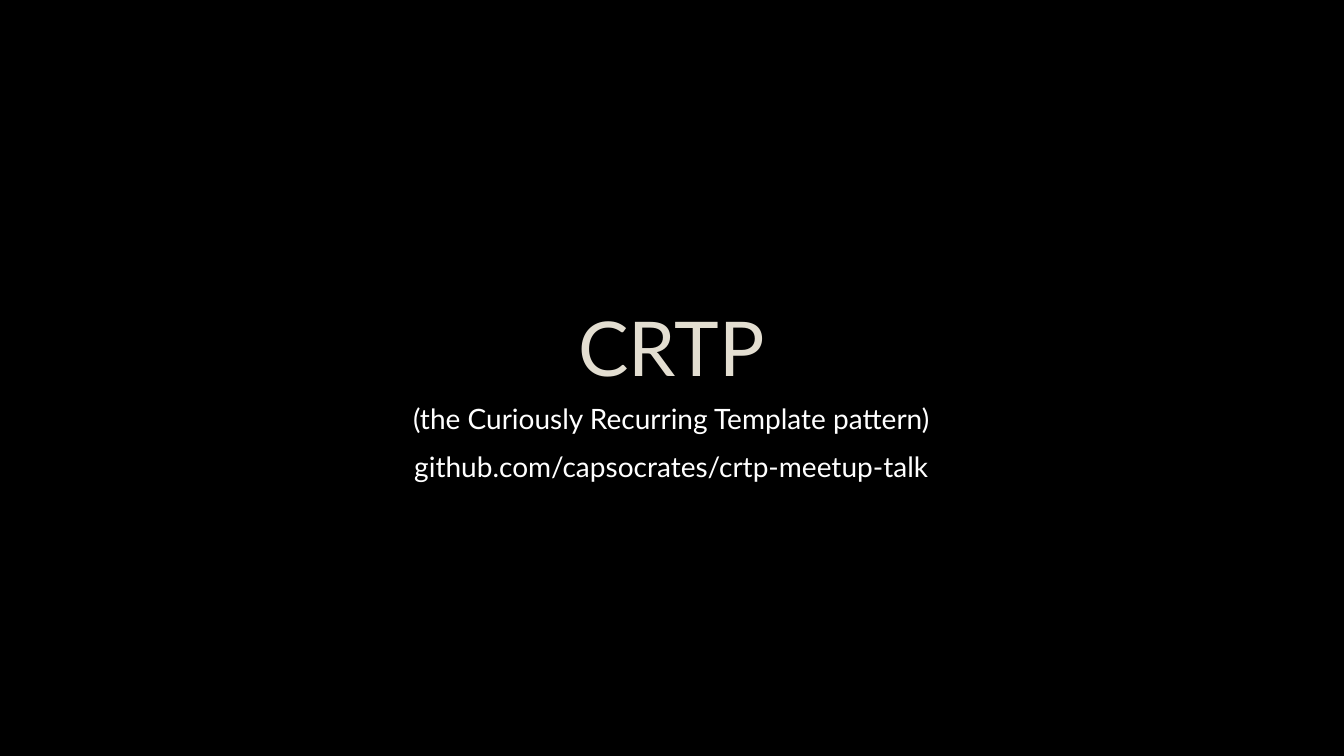
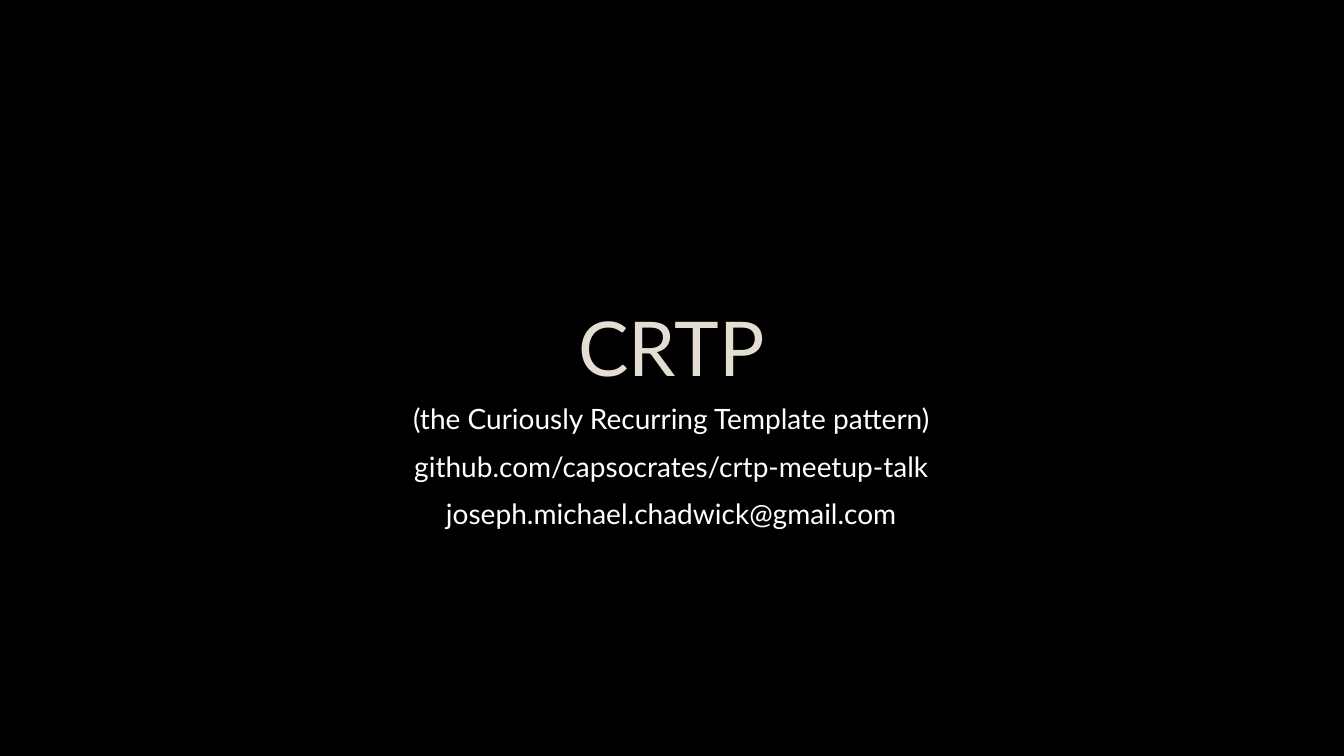
Before and after one commit to capsocrates/crtp-meetup-talk, a slide deck: slide 1 of CRTP.pptx. Drawn at 1344x756 pixels with LibreOffice and Linux fonts; fonts in the diff are those of the drawing; background and template pictures are left out. Boxes give left, top, right and bottom in pixels: in the first picture for what was removed or moved away, otherwise in the second. Text is boxed around its words. In the diff, an @@ line names an element or a change of style, - is before the commit and + after.

```diff
--- a/CRTP.pptx
+++ b/CRTP.pptx
@@ subtitle at (446, 503, 896, 529): paragraph added @@
+joseph.michael.chadwick@gmail.com
```
Also in this commit, not shown: 1 slide added.
